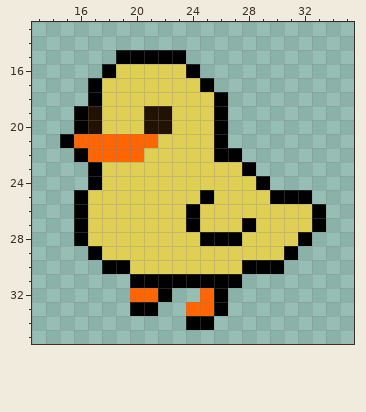
Two versions of one pixel-art sprite, data/gfx/waddle_left_1.png. Above: the version before the commit.
The file is 1600x1600 pixels, drawn in blocks of 32x32; one block is one cell here. Shown: x 13..35, y 13..35.
Now the later version:
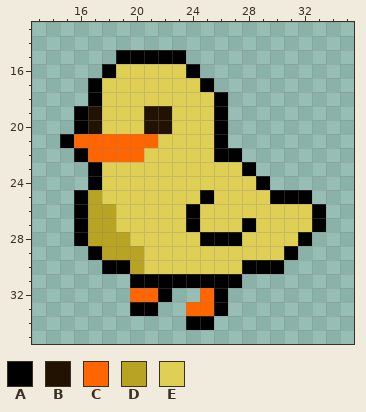
Palette (. is transparent): A #000000  B #221202  C #ff6500  D #b8a322  E #dfcf55
From old to new:
{"y":25,"x":17,"old":"E","new":"D"}
{"y":26,"x":17,"old":"EE","new":"DD"}
{"y":27,"x":17,"old":"EE","new":"DD"}
{"y":28,"x":17,"old":"EEE","new":"DDD"}
{"y":29,"x":18,"old":"EEE","new":"DDD"}
{"y":30,"x":20,"old":"E","new":"D"}
{"label":"changed","picture_box":[88,190,144,274]}
